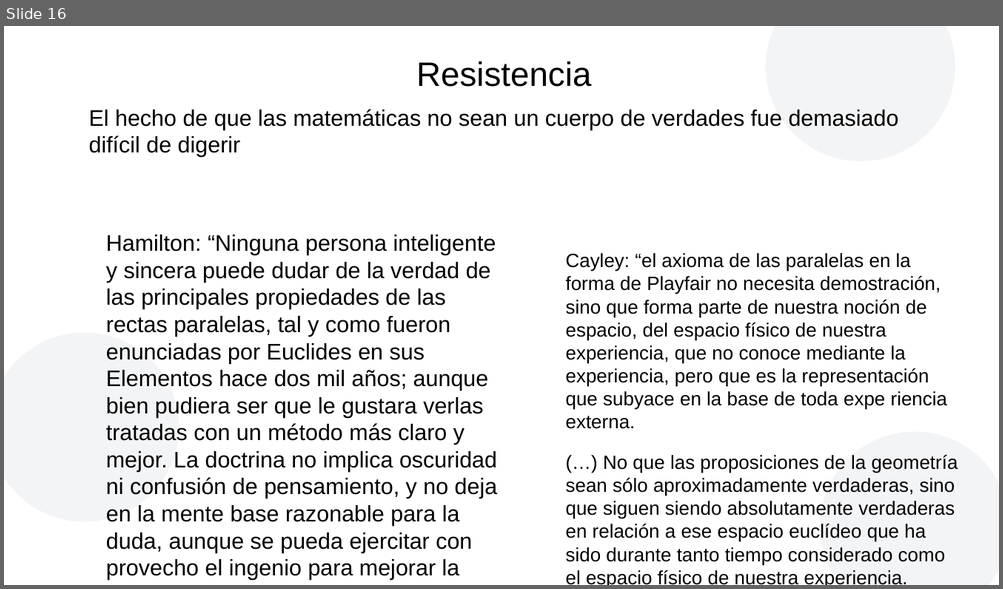
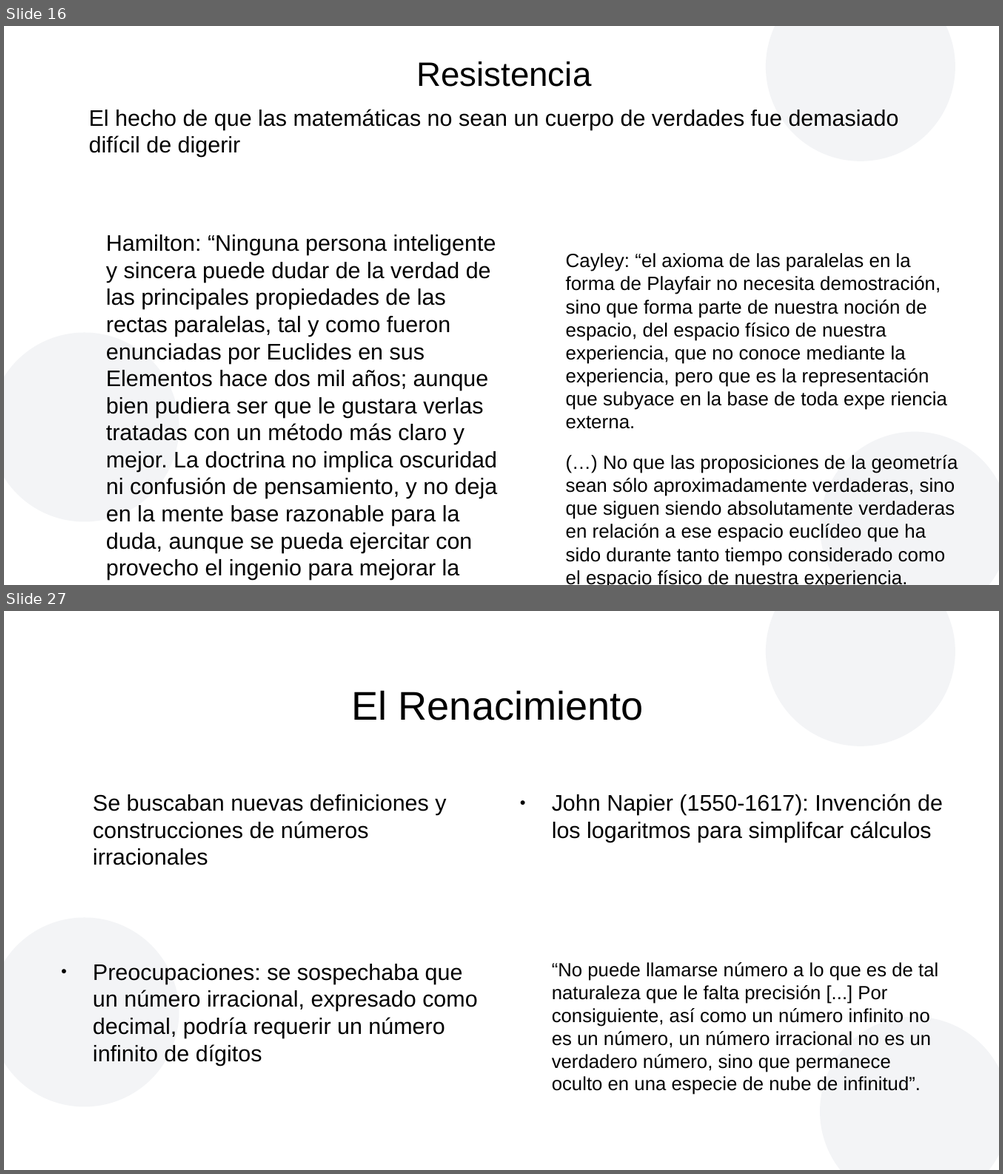
Before and after one commit to AmelieBernes/MonteCarlo_Casella, a slide deck: presentacionKlein.odp. Shown one above the other, each under a label of ours: slide 16 before the commit, slides 16 and 27 after it; the slides between them are not shown. The pictures are 1003x589 and 1003x1174 pixels, drawn with LibreOffice and Linux fonts; fonts in the diff are those of the drawing; background and template pictures are left out. Boxes give left, top, right and bottom in pixels: in the first picture for what was removed or moved away, otherwise in the second. Text is boxed around its words. In the diff, an @@ line names an element or a change of style, - is before the commit and + after.

```diff
--- a/presentacionKlein.odp
+++ b/presentacionKlein.odp
@@ slide 27 added at (x1=4, y1=611, x2=999, y2=1170), background #FFFFFF; not listed: 3 template elements that a slide beside it also shows @@
@@ title added at (x1=352, y1=690, x2=643, y2=721), 32 pt, text #000000 @@
+El Renacimiento
@@ text added at (x1=93, y1=795, x2=446, y2=866), 18 pt, text #000000 @@
+Se buscaban nuevas definiciones y construcciones de números irracionales
@@ text added at (x1=552, y1=794, x2=942, y2=842), 18 pt, text #000000 @@
+● John Napier (1550-1617): Invención de los logaritmos para simplifcar cálculos
@@ text added at (x1=93, y1=964, x2=477, y2=1066), 18 pt, text #000000 @@
+● Preocupaciones: se sospechaba que un número irracional, expresado como decimal, podría requerir un número infinito de dígitos
@@ text added at (x1=552, y1=963, x2=938, y2=1095), 15.2 pt, text #000000 @@
+“No puede llamarse número a lo que es de tal naturaleza que le falta precisión [...] Por consiguiente, así como un número infinito no es un número, un número irracional no es un verdadero número, sino que permanece oculto en una especie de nube de infinitud”.
```
Also in this commit, not shown: 25 other slides added, 2 other files.
